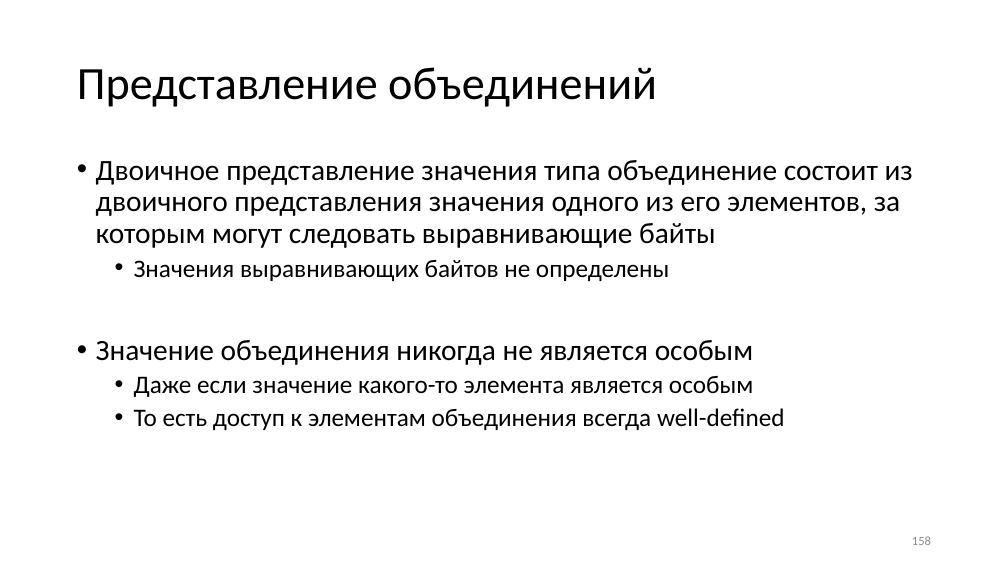
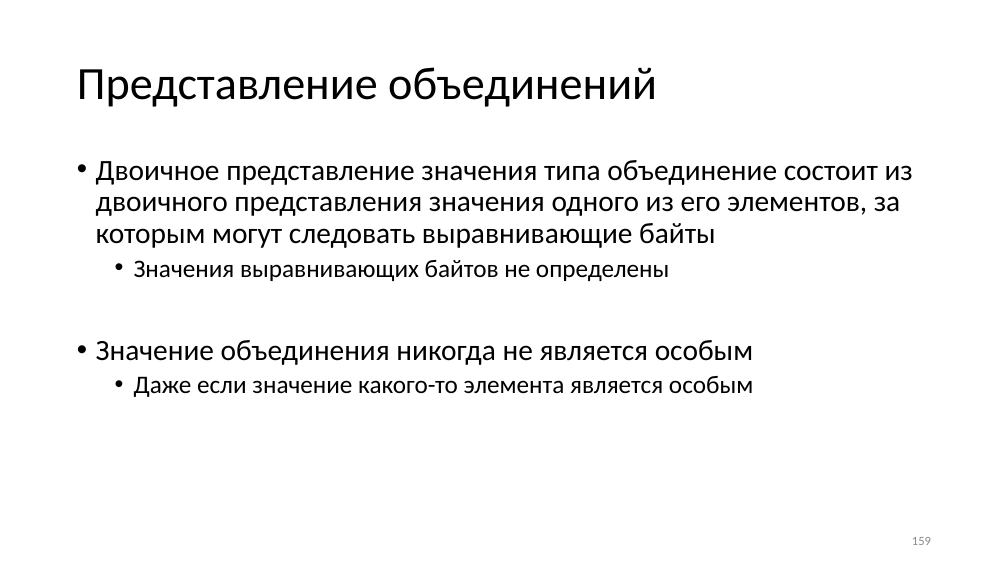
Before and after one commit to Evgueni-Petrov-aka-espetrov/Algorithms-and-Programming-in-C-pptx, a slide deck: slide 159 of 03.5 Типы языка С.pptx (slide 158 before the commit). Drawn at 1008x567 pixels with LibreOffice and Linux fonts; fonts in the diff are those of the drawing. Boxes give left, top, right and bottom in pixels: in the first picture for what was removed or moved away, otherwise in the second. Text is boxed around its words. In the diff, an @@ line names an element or a change of style, - is before the commit and + after.

```diff
--- a/03.5 Типы языка С.pptx
+++ b/03.5 Типы языка С.pptx
@@ text at (134,408,784,430): paragraph removed @@
-  • То есть доступ к элементам объединения всегда well-defined
```
Also in this commit, not shown: 11 other slides changed, 1 slide added.
